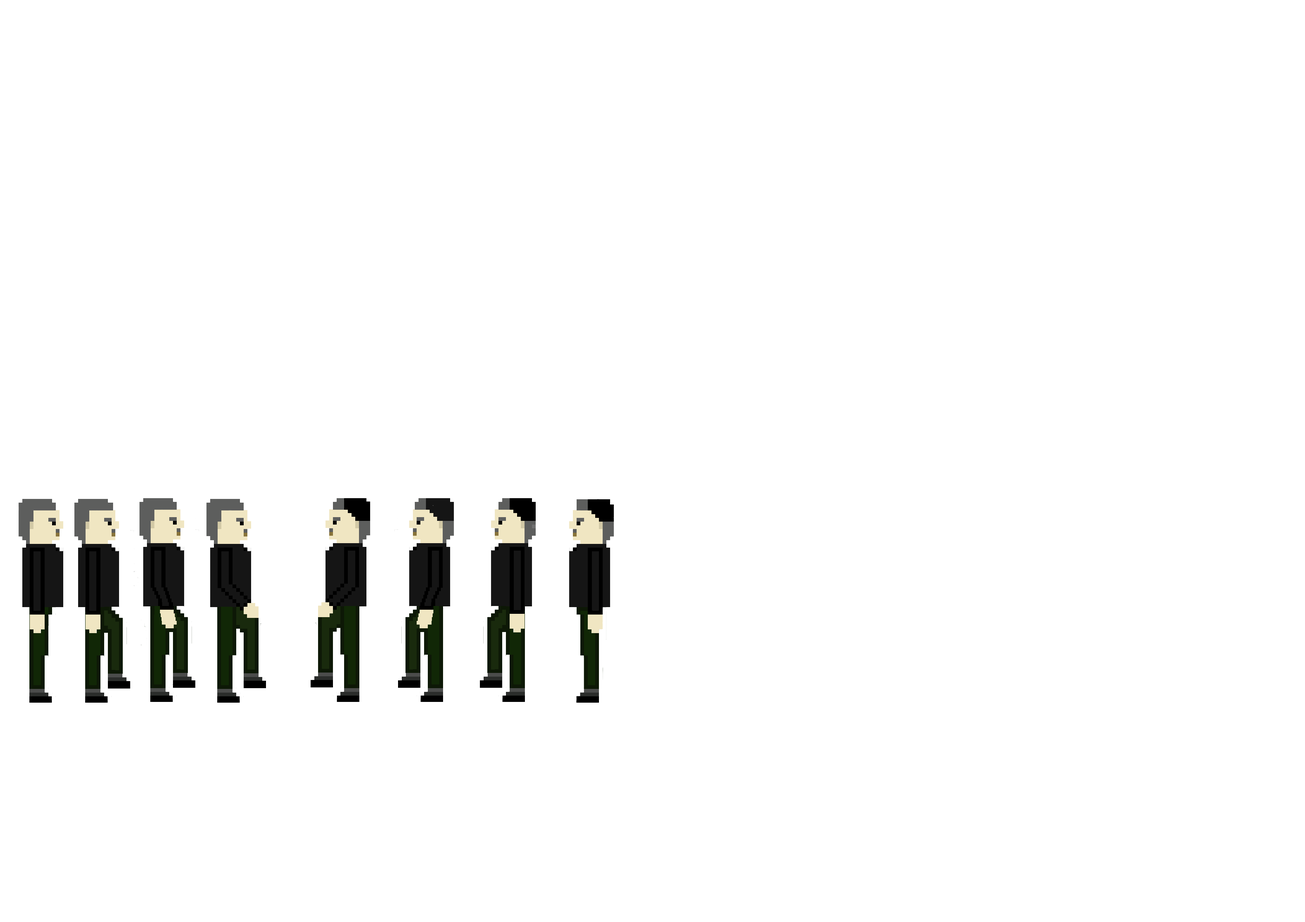
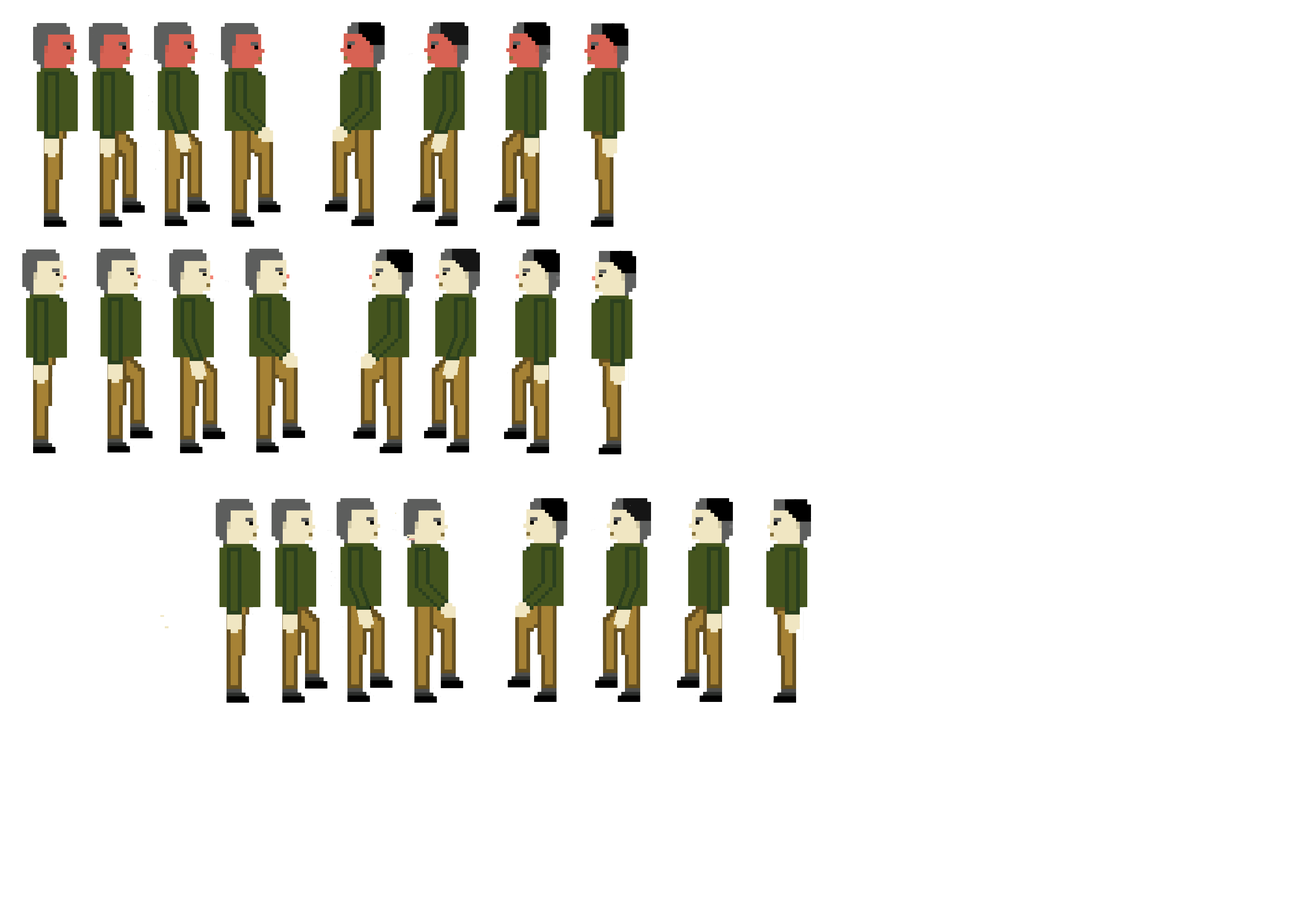
Comparing the layer stacks of the two w=1305, h=922 images. Changes:
renamed "Calque 9" to "Calque 16", moved it above "Calque 15", painted on it over [394,498,454,703]
removed layer "Calque 8" over [139,498,199,703]
removed layer "Calque 4" over [74,499,195,703]
removed layer "Calque 2" over [18,499,64,703]
renamed "Calque 6" to "Calque 14", moved it above "Calque 3 copie", painted on it over [22,248,636,703]
removed layer "Calque 5" over [206,499,266,703]
removed layer "Calque 7" over [479,498,536,703]
added layer "Calque 3 copie" above "Calque 3" over [33,22,629,227]
painted on "Calque 3" over [215,498,811,703]
